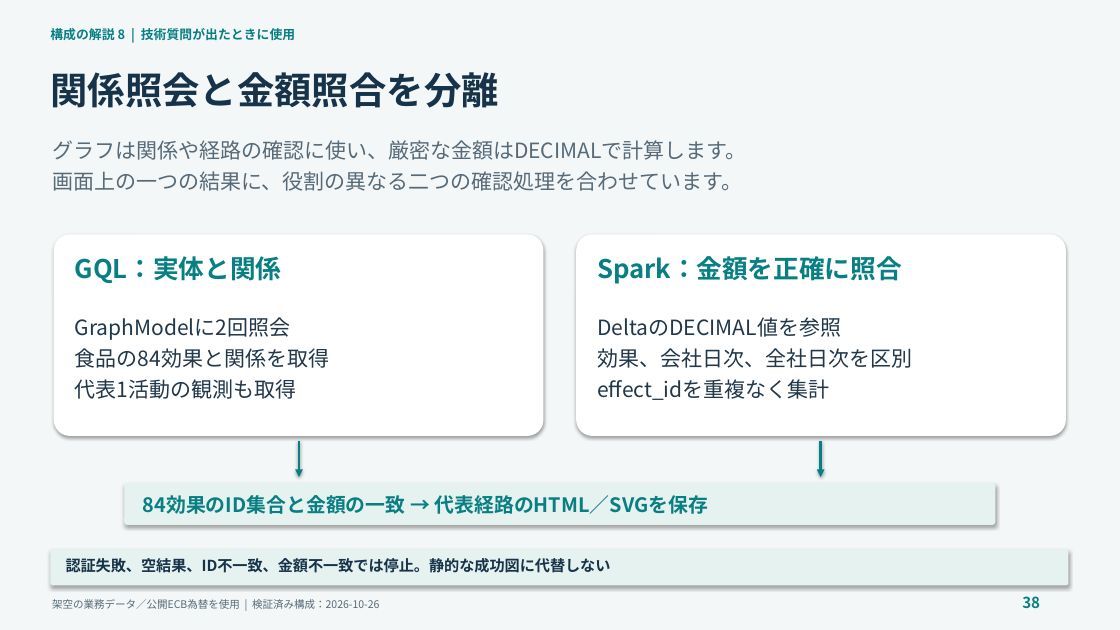
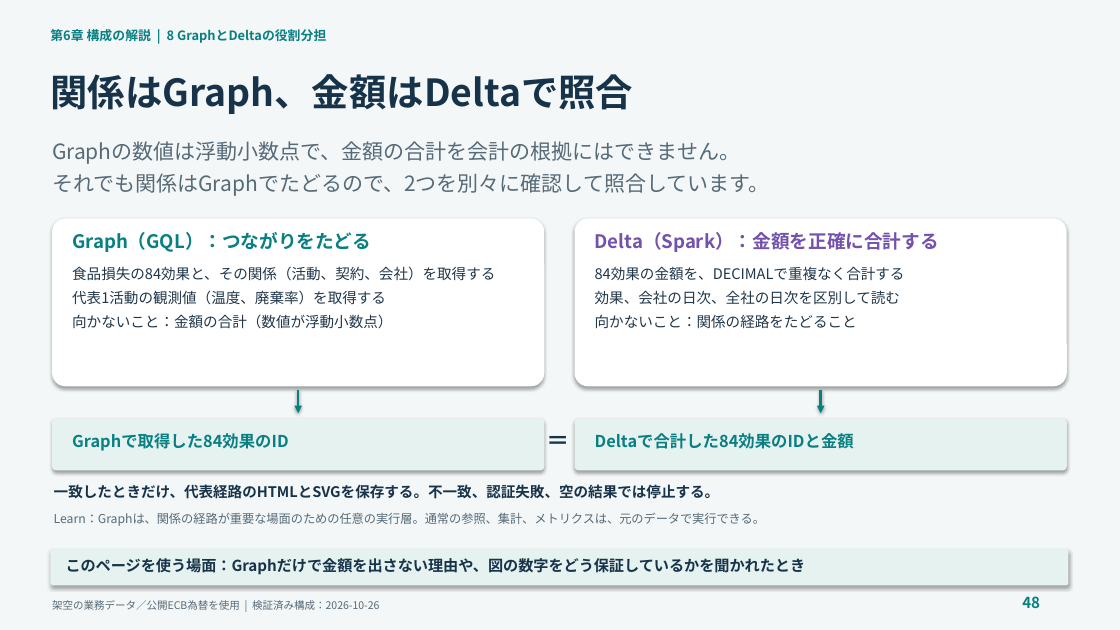
Before and after one commit to c-nova/FabricOntology_Trading, a slide deck: slide 48 of decks/TradingOntology_Demo_Presenter_Guide_JA.pptx (slide 38 before the commit). Drawn at 1120x630 pixels with LibreOffice and Linux fonts; fonts in the diff are those of the drawing. Boxes give left, top, right and bottom in pixels: in the first picture for what was removed or moved away, otherwise in the second. Text is boxed around its words. In the diff, an @@ line names an element or a change of style, - is before the commit and + after.

```diff
--- a/decks/TradingOntology_Demo_Presenter_Guide_JA.pptx
+++ b/decks/TradingOntology_Demo_Presenter_Guide_JA.pptx
@@ text at [50,29,326,43]: text changed @@
-構成の解説 8 | 技術質問が出たときに使用
+第6章 構成の解説 | 8 GraphとDeltaの役割分担
@@ text at [50,74,633,114]: text changed @@
-関係照会と金額照合を分離
+関係はGraph、金額はDeltaで照合
@@ text at [52,141,769,196]: text changed @@
-グラフは関係や経路の確認に使い、厳密な金額はDECIMALで計算します。
-画面上の一つの結果に、役割の異なる二つの確認処理を合わせています。
+Graphの数値は浮動小数点で、金額の合計を会計の根拠にはできません。
+それでも関係はGraphでたどるので、2つを別々に確認して照合しています。
@@ rounded rectangle: place and size @@
-rounded rectangle at [54,234,544,436]
+rounded rectangle at [52,218,544,386]
@@ text at [72,232,371,252]: text changed; size 22 to 16 pt @@
-GQL：実体と関係
+Graph（GQL）：つながりをたどる
@@ rounded rectangle: place and size @@
-rounded rectangle at [576,234,1066,436]
+rounded rectangle at [575,218,1067,386]
@@ text at [595,232,939,252]: text changed; size 22 to 16 pt; text colour #087F83 to #7352AD @@
-Spark：金額を正確に照合
+Delta（Spark）：金額を正確に合計する
@@ text at [72,266,495,328]: text changed; size 18 to 12.5 pt @@
-GraphModelに2回照会
-食品の84効果と関係を取得
-代表1活動の観測も取得
+食品損失の84効果と、その関係（活動、契約、会社）を取得する
+代表1活動の観測値（温度、廃棄率）を取得する
+向かないこと：金額の合計（数値が浮動小数点）
@@ text at [595,266,905,328]: text changed; size 18 to 12.5 pt @@
-DeltaのDECIMAL値を参照
-効果、会社日次、全社日次を区別
-effect_idを重複なく集計
+84効果の金額を、DECIMALで重複なく合計する
+効果、会社の日次、全社の日次を区別して読む
+向かないこと：関係の経路をたどること
@@ rounded rectangle: place and size @@
-rounded rectangle at [124,483,996,525]
+rounded rectangle at [52,418,544,471]
@@ arrow moved from (299, 441) - (299, 477) to (298, 390) - (298, 413) @@
@@ rounded rectangle added at [575,418,1067,471], fill #E6F2EF @@
@@ arrow moved from (821, 441) - (821, 477) to (821, 390) - (821, 413) @@
@@ text added at [72,433,289,451], 14 pt, text #087F83, bold @@
+Graphで取得した84効果のID
@@ text added at [546,425,571,459], 20 pt, text #17334A, bold @@
+＝
@@ text added at [595,433,854,449], 14 pt, text #087F83, bold @@
+Deltaで合計した84効果のIDと金額
@@ text added at [54,484,720,499], 12.5 pt, text #17334A, bold @@
+一致したときだけ、代表経路のHTMLとSVGを保存する。不一致、認証失敗、空の結果では停止する。
@@ text removed at [143,495,709,514] @@
-84効果のID集合と金額の一致 → 代表経路のHTML／SVGを保存
@@ text added at [54,513,765,526], 10.5 pt, text #566A78 @@
+Learn：Graphは、関係の経路が重要な場面のための任意の実行層。通常の参照、集計、メトリクスは、元のデータで実行できる。
@@ text at [66,558,806,575]: text changed @@
-認証失敗、空結果、ID不一致、金額不一致では停止。静的な成功図に代替しない
+このページを使う場面：Graphだけで金額を出さない理由や、図の数字をどう保証しているかを聞かれたとき
@@ text at [1022,596,1040,608]: text changed @@
-38
+48
```
Also in this commit, not shown: 40 other slides changed, 14 slides added, 4 slides removed, 5 other files.
